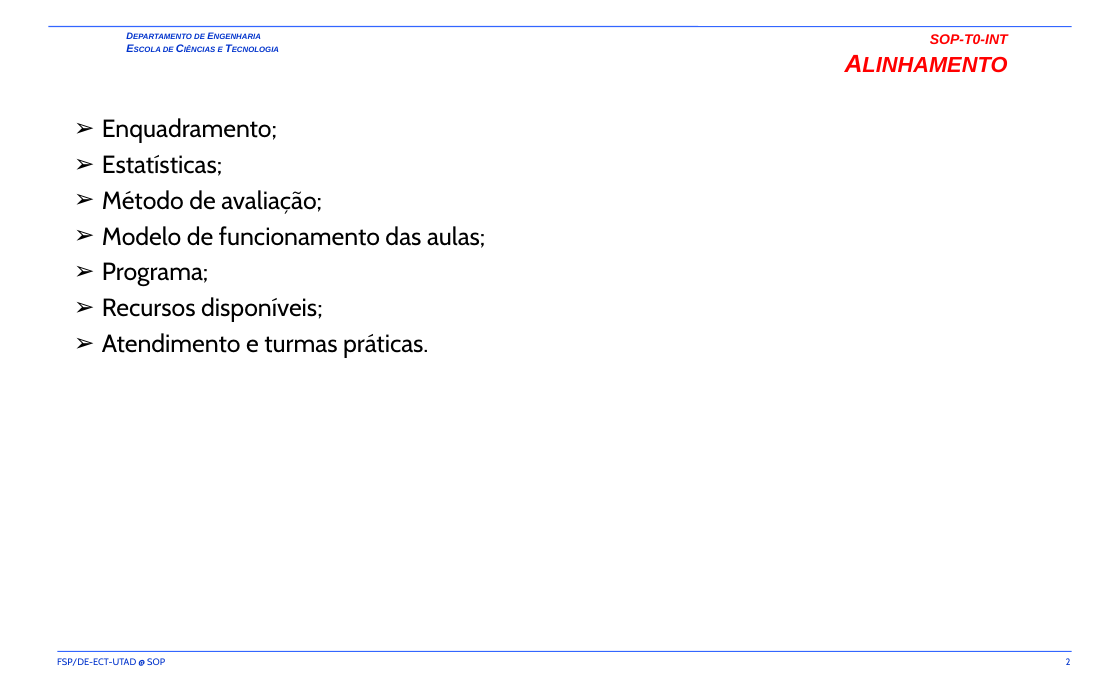
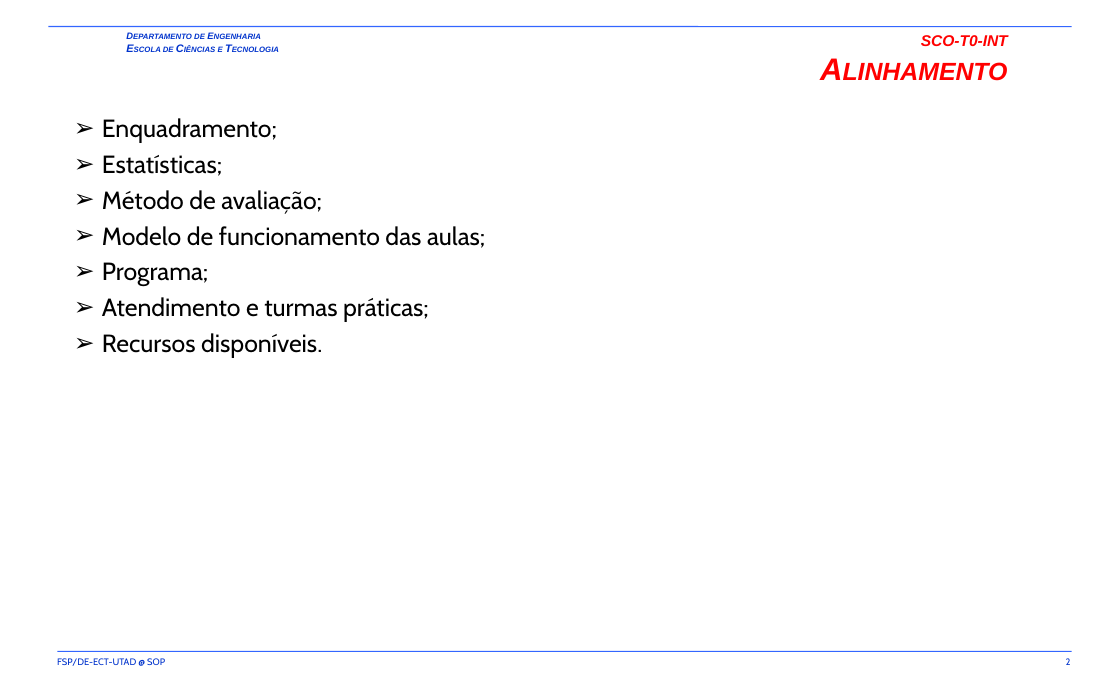
Before and after one commit to fsp864/UTAD-SCO, a slide deck: slide 2 of aulas/t/SCO-T0-INT.pptx. Drawn at 1120x700 pixels with LibreOffice and Linux fonts; fonts in the diff are those of the drawing; background and template pictures are left out. Boxes give left, top, right and bottom in pixels: in the first picture for what was removed or moved away, otherwise in the second. Text is boxed around its words. In the diff, an @@ line names an element or a change of style, - is before the commit and + after.

```diff
--- a/aulas/t/SCO-T0-INT.pptx
+++ b/aulas/t/SCO-T0-INT.pptx
@@ title at (x1=921, y1=35, x2=1008, y2=46): text changed; size 9 to 20 pt @@
-SOP-T0-INT
-ALINHAMENTO
+SCO-T0-INT
+Alinhamento
@@ text at (x1=102, y1=297, x2=429, y2=357): text changed @@
-➢ Recursos disponíveis;
-➢ Atendimento e turmas práticas.
+➢ Atendimento e turmas práticas;
+➢ Recursos disponíveis.
```
Also in this commit, not shown: 11 other slides changed, 1 slide added, 3 slides removed, 1 other file.
